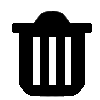
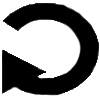
The second 100×100 image is a revision of the first. Changes to its layers:
added layer "Warstwa 3" above "Warstwa 2" over left=2, top=3, right=99, bottom=96
hid "Warstwa 2" over left=12, top=11, right=92, bottom=97
